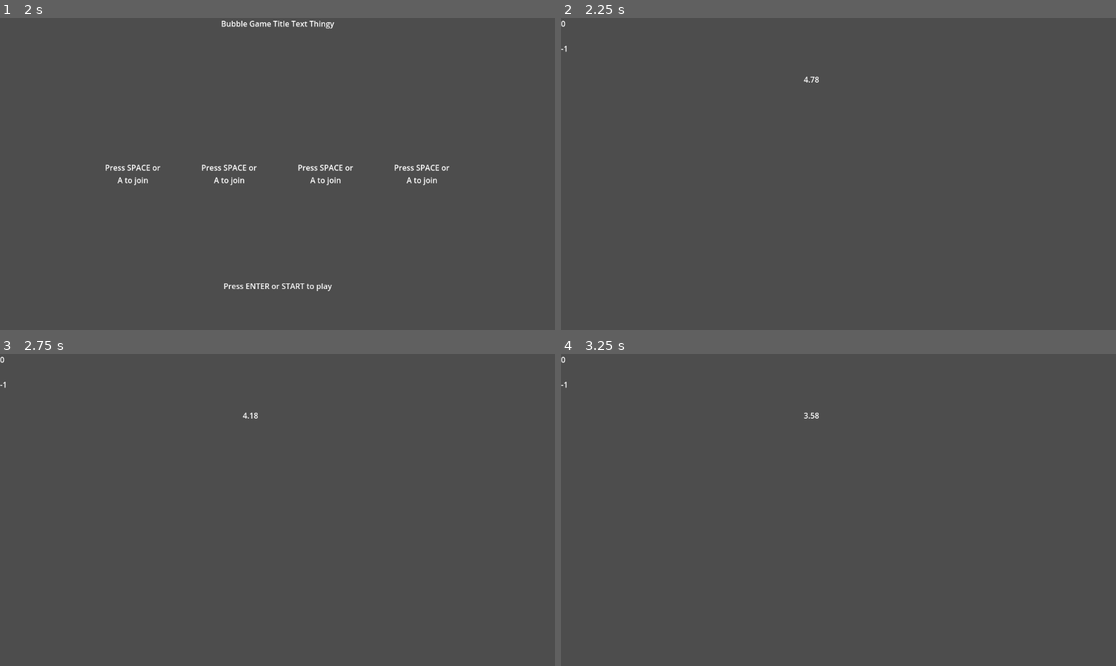
Above: before the commit, frames 1-4 (two rows, left to right).
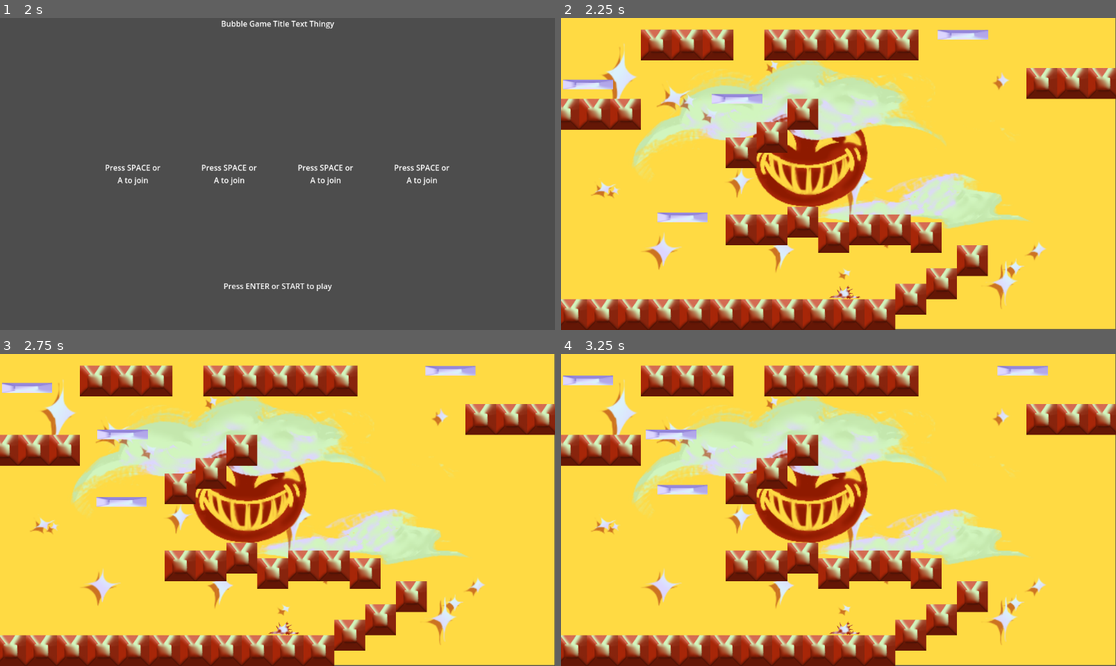
Above: after the commit, the same moments.

Repository: Nova840/GGJ2025
Game: Godot game, scene res://scenes/start_menu.tscn
Same seed, same stepped clock (60 frames per second), same inputs: the game is played once before the commit and once after it.
Inputs:
- Up to frame 1 (2 s): tap Space (Keyboard Action 1) at 0.5 s; hold Space (Keyboard Action 1) 0.53-1.28 s; hold D (Keyboard Right) from 0.53 s (still down); tap W (Keyboard Up) at 0.77, 1.52 s; tap Shift (Keyboard Action 2) at 1.35 s
- Up to frame 2 (2.25 s): tap Space (Keyboard Action 1) at 2 s; release D (Keyboard Right) at 2.03 s; hold A (Keyboard Left) from 2.03 s (still down); hold Enter (Keyboard Start) from 2.03 s (still down)
- Up to frame 3 (2.75 s): keep holding A (Keyboard Left); keep holding Enter (Keyboard Start)
- Up to frame 4 (3.25 s): release A (Keyboard Left) at 2.78 s; release Enter (Keyboard Start) at 2.78 s; hold D (Keyboard Right) from 2.78 s (still down); tap Space (Keyboard Action 1) at 2.85 s; tap W (Keyboard Up) at 3.02 s

Frame 1 is identical in both runs. In frame 2, 100% of the frame differs, in the area x 0-100%, y 0-100%; in frame 3, 100%; in frame 4, 100%.

Commit message:
added looping to moving platforms

Diff:
--- a/ggj25/run/scripts/moving_platform.gd
+++ b/ggj25/run/scripts/moving_platform.gd
@@ -5,6 +5,7 @@
 @export var path_time = 1.0
 @export var ease: Tween.EaseType
 @export var transition: Tween.TransitionType
+@export var looping = false
 
 
 func _ready() -> void:
@@ -14,4 +15,7 @@
 func _move_tween():
 	var tween = get_tree().create_tween().set_loops()
 	tween.tween_property(path_follow, "progress_ratio", 1.0, path_time).set_ease(ease).set_trans(transition)
-	tween.tween_property(path_follow, "progress_ratio", 0.0, path_time).set_ease(ease).set_trans(transition)
+	if not looping:
+		tween.tween_property(path_follow, "progress_ratio", 0.0, path_time).set_ease(ease).set_trans(transition)
+	else:
+		tween.tween_property(path_follow, "progress_ratio", 0.0, 0.0).set_ease(ease).set_trans(transition)
--- a/ggj25/scenes/game_manager.tscn
+++ b/ggj25/scenes/game_manager.tscn
@@ -4,5 +4,5 @@
 
 [node name="GameManager" type="Node"]
 script = ExtResource("1_d10d2")
-game_scene_paths = Array[String](["res://scenes/test_game.tscn"])
+game_scene_paths = Array[String](["res://run/scenes/run.tscn"])
 dont_repeat_rounds = 2
Not shown, added: ggj25/assets/Duel Background .png.import
Not shown, added: ggj25/assets/Duel_Bubble_.png.import
Not shown, added: ggj25/assets/Duel_Gun.png.import
Not shown, added: ggj25/assets/Duel_Gun_Fire_Animation .png.import
Not shown, added: ggj25/assets/Duel_Lizzard_Avatar_.png.import
